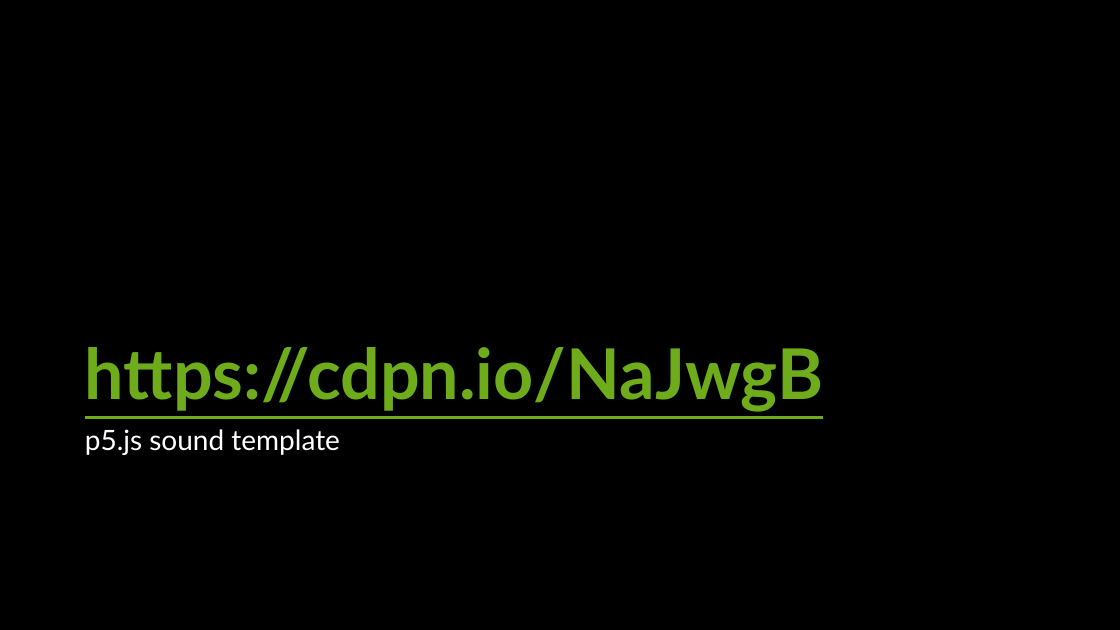
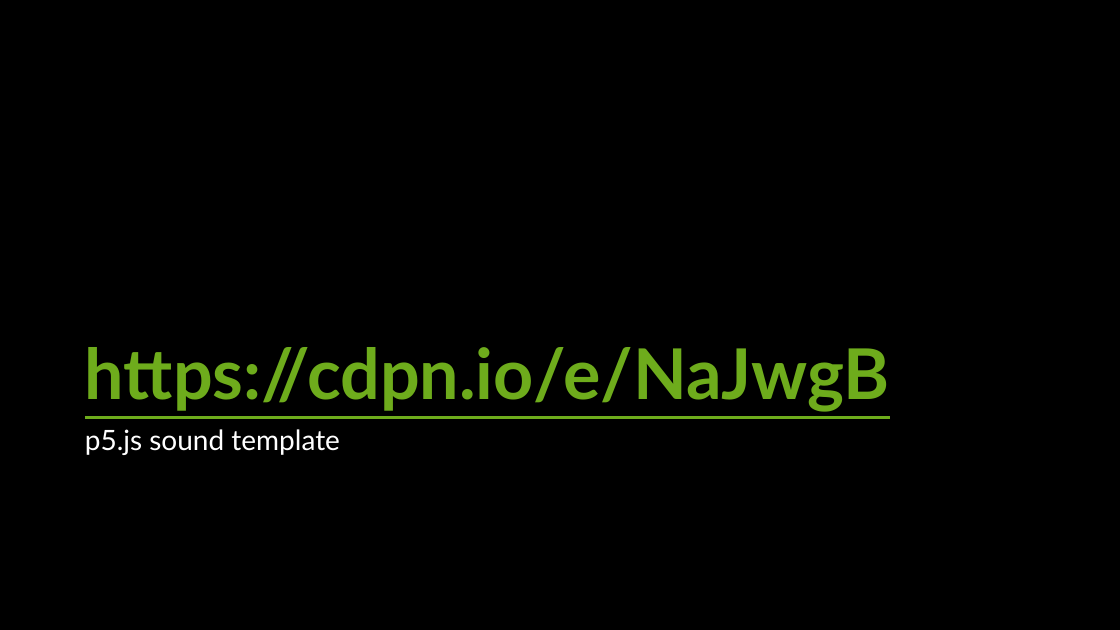
Before and after one commit to crhallberg/IMM120, a slide deck: slide 4 of Presentations/Sound - Oct 23.pptx. Drawn at 1120x630 pixels with LibreOffice and Linux fonts; fonts in the diff are those of the drawing. Boxes give left, top, right and bottom in pixels: in the first picture for what was removed or moved away, otherwise in the second. Text is boxed around its words. In the diff, an @@ line names an element or a change of style, - is before the commit and + after.

```diff
--- a/Presentations/Sound - Oct 23.pptx
+++ b/Presentations/Sound - Oct 23.pptx
@@ title at (x1=85, y1=347, x2=890, y2=412): text changed @@
-https://cdpn.io/NaJwgB
+https://cdpn.io/e/NaJwgB
```
Also in this commit, not shown: 2 other slides changed.
